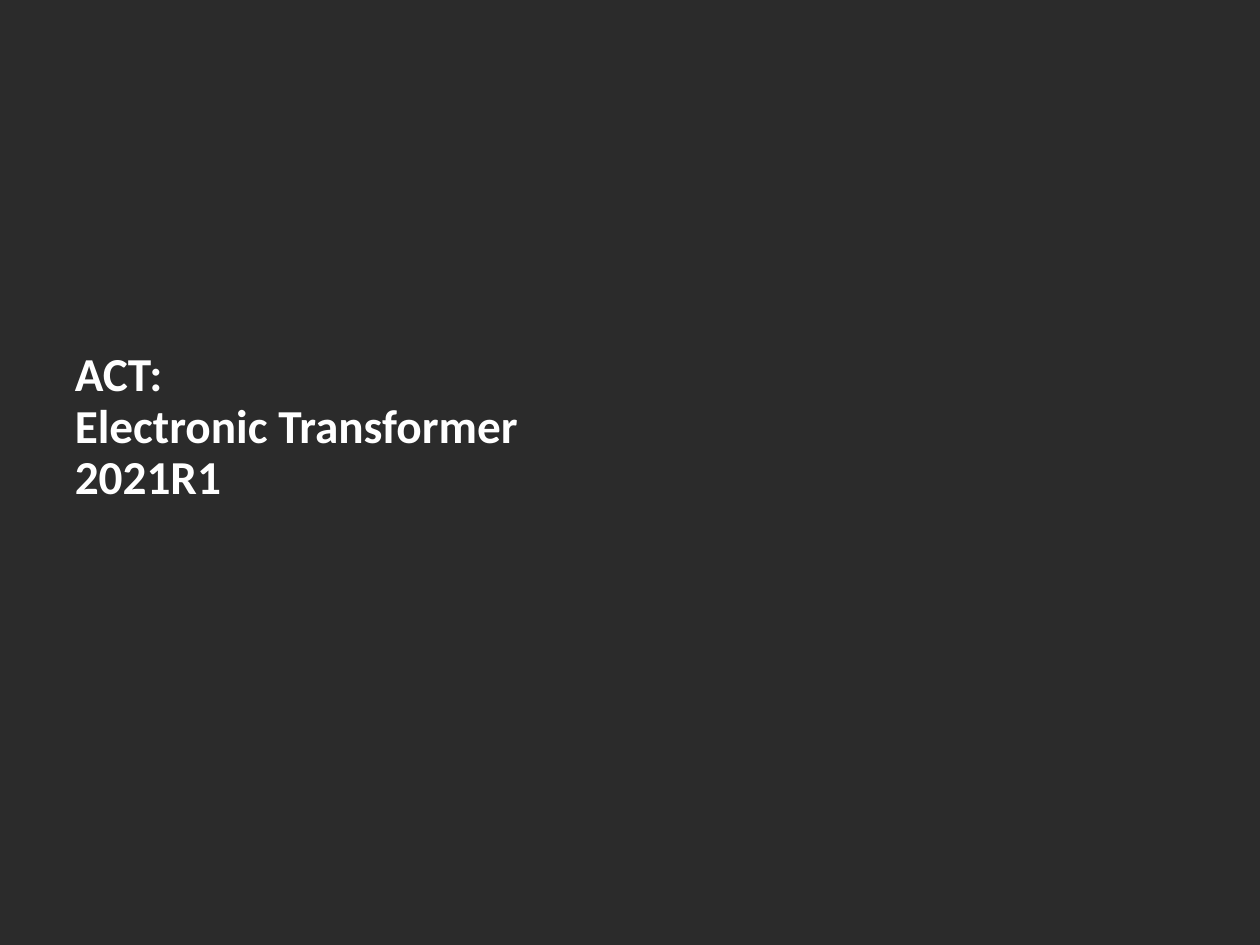
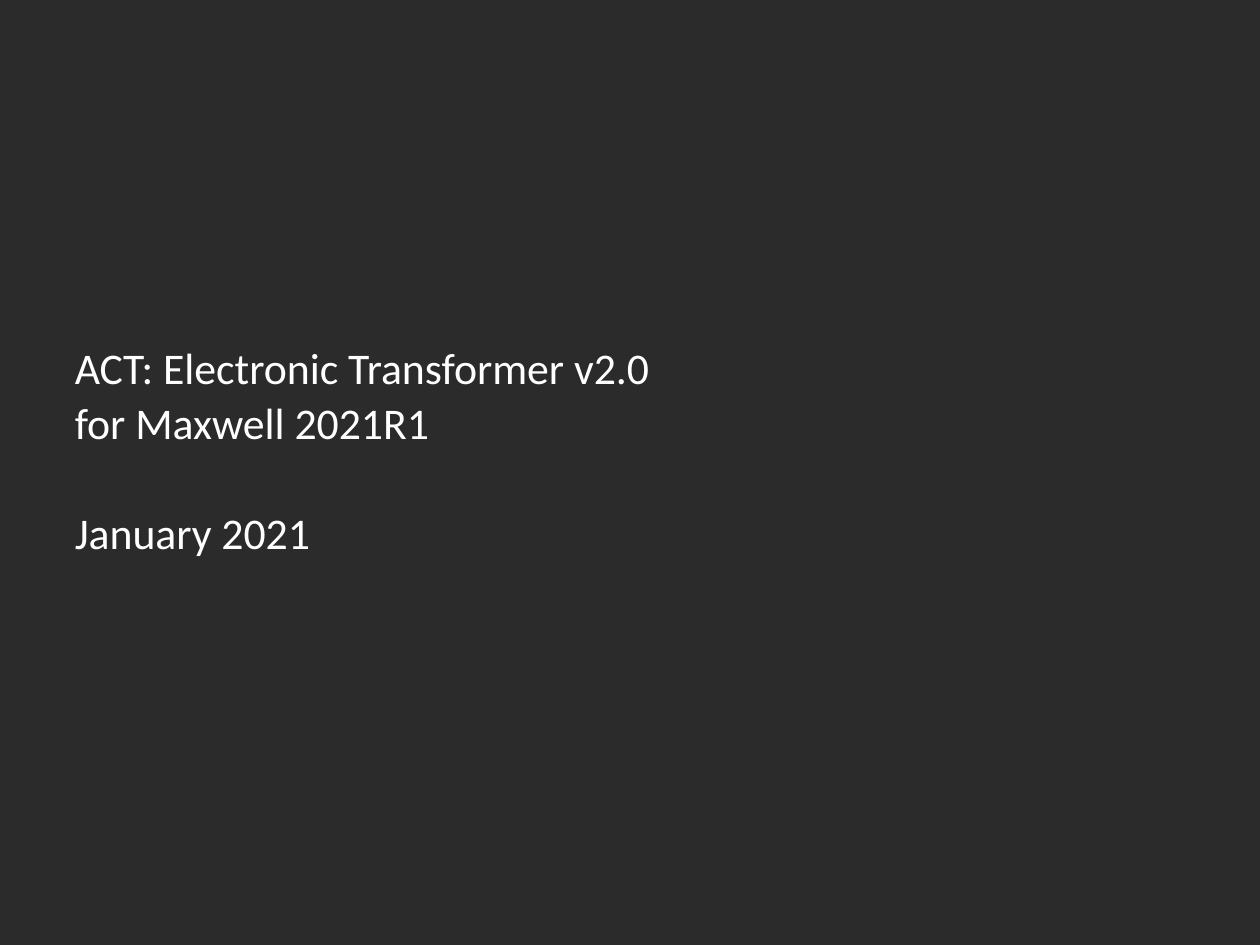
Before and after one commit to beliaev-maksim/ansys-electronic-transformer, a slide deck: slide 1 of help_source(internal)/ETK_2021R1.pptx. Drawn at 1260x945 pixels with LibreOffice and Linux fonts; fonts in the diff are those of the drawing; background and template pictures are left out; a plain dark background stands for a picture behind light text. Boxes give left, top, right and bottom in pixels: in the first picture for what was removed or moved away, otherwise in the second. Text is boxed around its words. In the diff, an @@ line names an element or a change of style, - is before the commit and + after.

```diff
--- a/help_source(internal)/ETK_2021R1.pptx
+++ b/help_source(internal)/ETK_2021R1.pptx
@@ text at bbox=[75, 353, 649, 556]: text changed; size 27 to 25 pt; bold off @@
-ACT:
-Electronic Transformer 2021R1
+ACT: Electronic Transformer v2.0
+for Maxwell 2021R1
+January 2021
```
Also in this commit, not shown: 18 other slides changed, 1 slide added, 2 slides removed, 8 other files.
